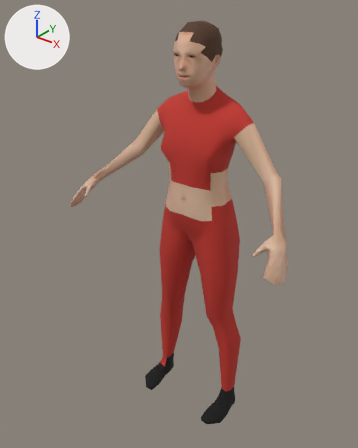
The glTF model assets/world/aerobics_leader.far.glb, before and after one commit.
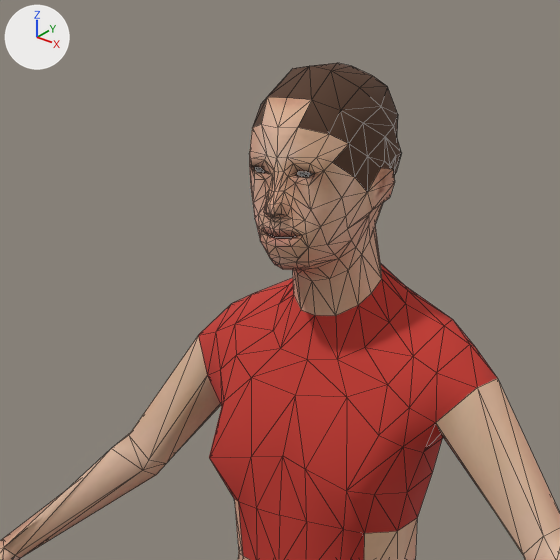
The first picture shows the older version from a 50 mm lens placed at (0.979, -1.379, 1.608), pointed at (-0.045, -0.099, 0.815). The close-ups show the older and then the newer version on the part from 26% to 77% of the width and 0% to 41% of the height of that picture. Only the edits that show in the close-ups are written down. Every picture has the same lights, and +X, +Y and +Z are marked at upper left. The close-ups show mesh edges as thin lines. Vertices at exactly the same position are counted once.

Script lines for the objects in view, before the commit:
```python
mat_color_ponytail01 = principled_material('color_ponytail01')
mat_color_ponytail01.base_color = (0.0931, 0.0423, 0.0222)  # brown #563a29
mat_color_ponytail01.roughness = 0.9
me_person_mesh = bpy.data.meshes.new('person_mesh')
me_person_mesh.from_pydata(...)  # 838 vertices, 1644 faces; spans x -0.454..0.454, y -0.292..0.071, z 0.016..1.505
# faces by material slot: [448, 156, 144, 172, 12, 712]
me_person_mesh.materials.append(mat_color_female_sportsuit01)  # red #c4362c
me_person_mesh.materials.append(mat_color_ponytail01)  # brown #563a29
me_person_mesh.materials.append(mat_color_shoes03)  # black #080708
me_person_mesh.materials.append(mat_eyes)  # picture img_image_0
me_person_mesh.materials.append(mat_hole)  # black #281618
me_person_mesh.materials.append(mat_skin)  # picture img_image_1
# before: 44 (0.111, -0.113, 1.094) at pixel (374, 494), 45 (0.094, -0.139, 1.101) at pixel (346, 491)
# before: 177 (-0.111, -0.113, 1.094), 178 (-0.094, -0.139, 1.101) at pixel (209, 457)
ob_person_mesh = bpy.data.objects.new('person_mesh', me_person_mesh)
ob_person_mesh.location = (0.0, 0.0, 0.0)
```
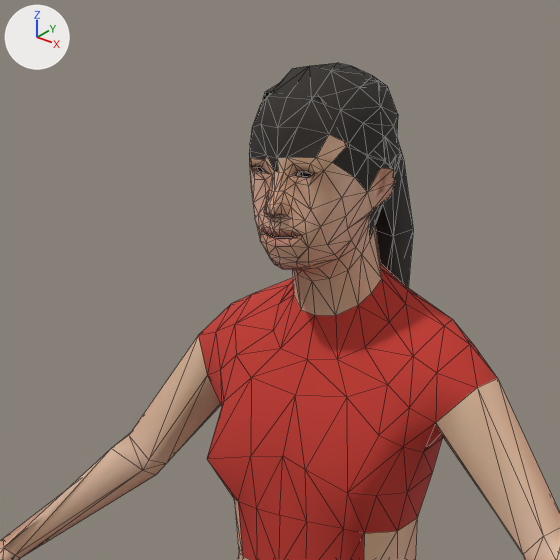
What differs and where, as boxes [x1, y1, x2, y2] in the close-ups (560 x 560 px; the box of a moved part takes in the faces that stretch with it):
'person_mesh', recoloured, reshaped
    both: [0, 63, 560, 560]
part 1 of me_person_mesh, added
    after: [250, 80, 413, 288]
part 2 of me_person_mesh, moved or reshaped
    both: [305, 397, 407, 533]
part 3 of me_person_mesh, moved or reshaped
    before: [209, 379, 251, 501]
    after: [207, 379, 251, 501]
part 4 of me_person_mesh, cut back
    before: [254, 167, 313, 177]
    after: [257, 167, 313, 177]
part 5 of me_person_mesh, recoloured (beige to black)
    both: [249, 97, 383, 239]

Diff of the bpy script that builds the scene:
```diff
--- a/assets/world/aerobics_leader.far.glb.py
+++ b/assets/world/aerobics_leader.far.glb.py
@@ mat_color_ponytail01 @@
 mat_color_ponytail01 = principled_material('color_ponytail01')
-mat_color_ponytail01.base_color = (0.0931, 0.0423, 0.0222)  # brown #563a29
+mat_color_ponytail01.base_color = (0.0273, 0.0222, 0.0185)  # black #2e2925
 mat_color_ponytail01.roughness = 0.9
@@ me_person_mesh @@
 # used by ob_person_mesh; location = (0.0, 0.0, 0.0)
 # verts and faces of me_person_mesh; kept vertices keep their numbers, new ones are numbered from 838
-me_person_mesh.from_pydata(...)  # 838 vertices, 1644 faces; spans x -0.454..0.454, y -0.292..0.071, z 0.016..1.505
+me_person_mesh.from_pydata(...)  # 788 vertices, 1551 faces; spans x -0.454..0.454, y -0.292..0.088, z 0.0..1.505
+# me_person_mesh part 1: a new loose piece of 28 vertices spanning x -0.069..0.069, y -0.115..0.088, z 1.192..1.495, in mat_color_ponytail01 (black #2e2925)
+# me_person_mesh part 2
+verts[44] = (0.112, -0.111, 1.093)  # moved, pixel (376, 495)
+verts[45] = (0.096, -0.14, 1.1)  # moved, pixel (347, 493)
+# me_person_mesh part 3
+verts[177] = (-0.112, -0.111, 1.093)  # moved
+verts[178] = (-0.096, -0.14, 1.1)  # moved, pixel (206, 458)
+# me_person_mesh part 4
+# 78 vertices are removed from x -0.041..0.041, y -0.132..-0.113, z 1.399..1.423
+# 172 faces are deleted
+# 24 new faces join them, mat_eyes (picture img_image_0)
+# me_person_mesh part 5: 40 faces spanning x -0.077..0.061, y -0.138..0.001, z 1.313..1.477 switch from mat_skin (picture img_image_1) to mat_color_ponytail01 (black #2e2925)
+# other edits to the shape of me_person_mesh do not show in these pictures
 me_person_mesh.materials.append(mat_color_female_sportsuit01)
```
